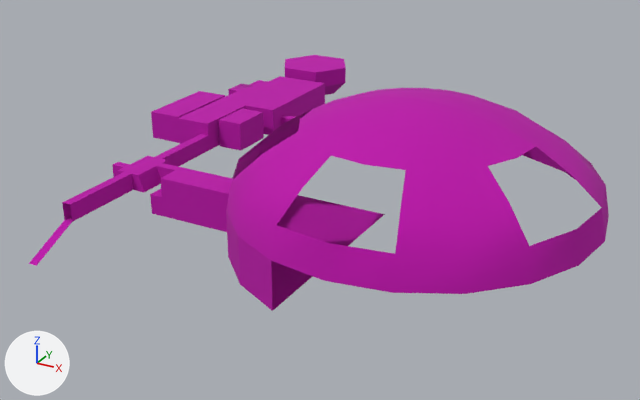
A saved change to the OBJ model 3DModelFiles/WorldModel_AllFolder/World_VisualModel.obj.
One viewpoint serves both versions: a 50 mm camera at (334.0, -316.0, 208.0) aimed at (96.0, 116.0, -8.0). Every picture has the same lights, and +X, +Y and +Z are marked at lower left. Where no turn or scale is listed for an object, it has been applied to the vertices.

Objects in the first picture: 'World_VisualModel'.
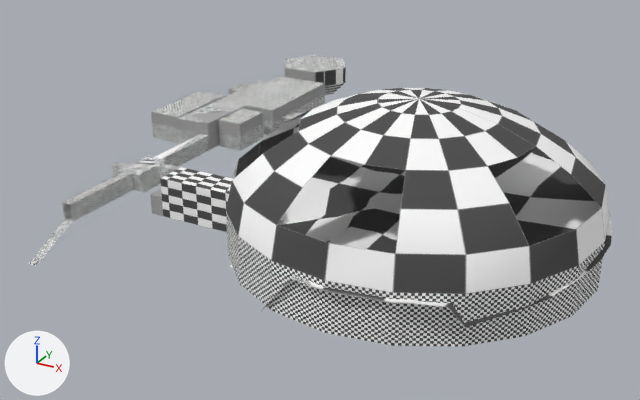
Diff of the bpy script that builds the scene:
```diff
--- a/3DModelFiles/WorldModel_AllFolder/World_VisualModel.obj.py
+++ b/3DModelFiles/WorldModel_AllFolder/World_VisualModel.obj.py
@@ mat_lambert2sg @@
+mat_lambert2sg = principled_material('lambert2SG')
+mat_lambert2sg.texture = img_20x20sqaures_png
+mat_lambert2sg.roughness = 1.0
@@ me_world_visualmodel @@
 # verts and faces of me_world_visualmodel; kept vertices keep their numbers, new ones are numbered from 1406
-me_world_visualmodel.from_pydata(...)  # 1406 vertices, 1407 faces; spans x -45.0..268.0, y -24.0..310.0, z -13.0..72.0
+me_world_visualmodel.from_pydata(...)  # 1564 vertices, 1666 faces; spans x -45.0..270.0, y -24.0..310.0, z -15.0..72.0
+# me_world_visualmodel part 1: a new loose piece of 149 vertices spanning x 66.0..270.0, y -11.0..194.0, z -15.0..20.0, in mat_lambert2sg (picture img_20x20sqaures_png)
+# me_world_visualmodel part 2
+for i in [38, 39, 45, 47, 123]: verts[i] += (0.0, 10.0, 0.0)
+for i in [*range(1385, 1389)]: verts[i] += (0.0, 4.0, 0.0)
+for new, old in zip([*range(1406, 1420)], [*range(1210, 1216), *range(1246, 1254)]): verts[new] = verts[old] + (0.0, 0.0, -28.0)
+faces += [(1209, 1210, 1406, 1324), (1210, 1211, 1407, 1406), (1211, 1212, 1408, 1407), (1212, 1213, 1409, 1408), (1213, 1214, 1410, 1409), (1214, 1215, 1411, 1410)]
+faces += [(1245, 1325, 1412, 1246), (1246, 1412, 1413, 1247), (1247, 1413, 1414, 1248), (1248, 1414, 1415, 1249), (1249, 1415, 1416, 1250), (1250, 1416, 1417, 1251)]
+faces += [(1251, 1417, 1418, 1252), (1252, 1418, 1419, 1253), (1215, 1253, 1419, 1411)]
+# me_world_visualmodel part 3: 1402 faces spanning x -45.0..268.0, y -24.0..310.0, z -13.0..72.0 switch from mat_world_visualmodel_lambert26sg (pink #bc00aa) to mat_lambert2sg (picture img_20x20sqaures_png)
```

Boxes (x1, y1, x2, y2) around the edits, measured in the pictures (640 x 400 px):
'World_VisualModel', reshaped (14% taller): before (29, 55, 609, 311); after (29, 55, 612, 347)
part 1 of me_world_visualmodel, added: after (230, 151, 612, 328)
part 2 of me_world_visualmodel, built on: before (247, 81, 325, 119); after (247, 81, 605, 347)
part 3 of me_world_visualmodel, recoloured: (29, 55, 609, 311) in both
